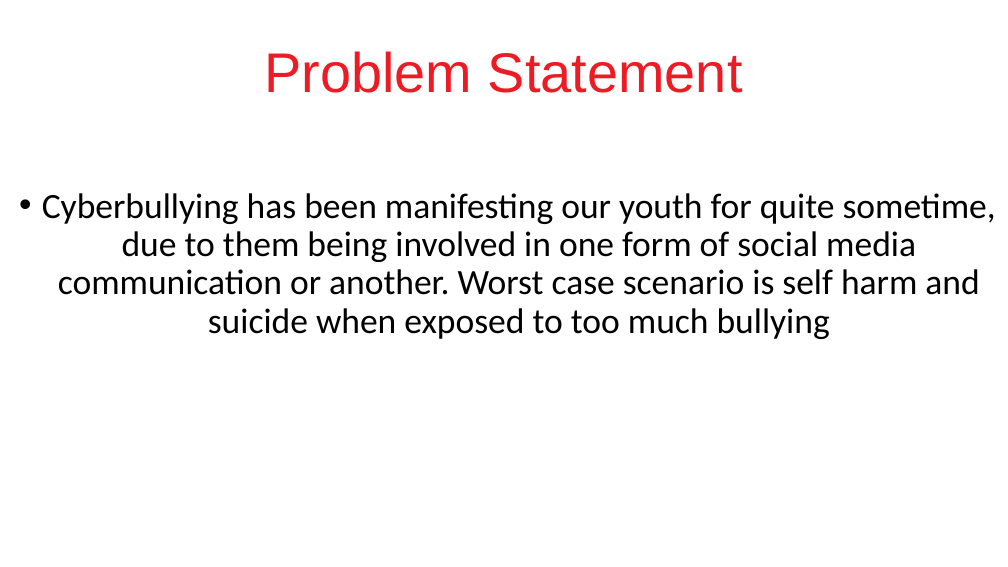
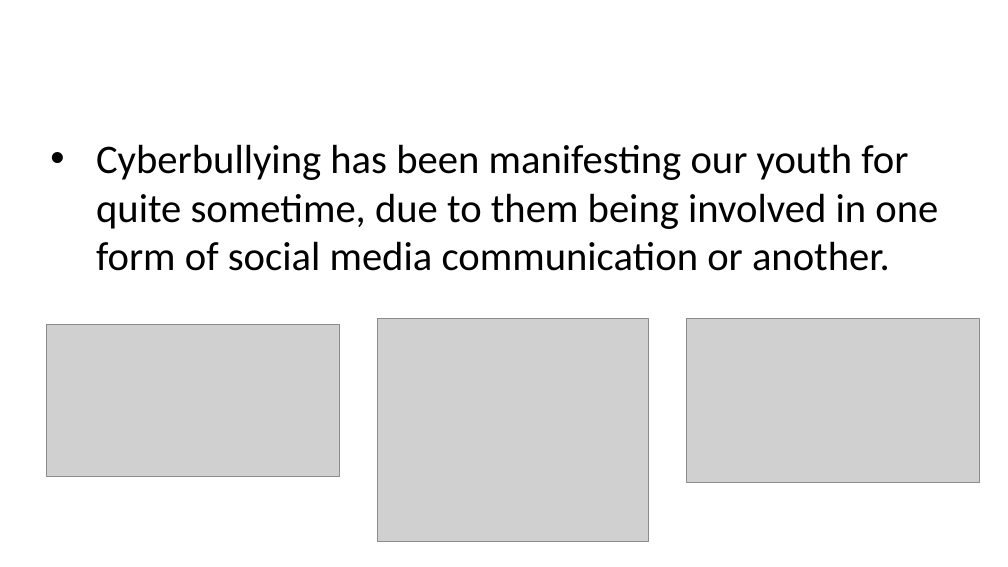
Before and after one commit to DevJohnIbrahim/SSM-GP, a slide deck: slide 4 of Graduation Proposal/Cyberbullypresentation.pptx (slide 6 before the commit). Drawn at 1008x567 pixels with LibreOffice and Linux fonts; fonts in the diff are those of the drawing; grey boxes stand for pictures. Boxes give left, top, right and bottom in pixels: in the first picture for what was removed or moved away, otherwise in the second. Text is boxed around its words. In the diff, an @@ line names an element or a change of style, - is before the commit and + after.

```diff
--- a/Graduation Proposal/Cyberbullypresentation.pptx
+++ b/Graduation Proposal/Cyberbullypresentation.pptx
@@ text removed at (265, 51, 742, 93) @@
-Problem Statement
@@ text at (96, 144, 938, 271): text changed; size 28 to 32 pt @@
-• Cyberbullying has been manifesting our youth for quite sometime, due to them being involved in one form of social media communication or another. Worst case scenario is self harm and suicide when exposed to too much bullying
+• Cyberbullying has been manifesting our youth for quite sometime, due to them being involved in one form of social media communication or another.
@@ picture added at (47, 325, 339, 477) @@
@@ picture added at (378, 318, 649, 542) @@
@@ picture added at (687, 318, 980, 483) @@
```
Also in this commit, not shown: 3 other slides changed, 3 slides added, 2 slides removed, 1 other file.
